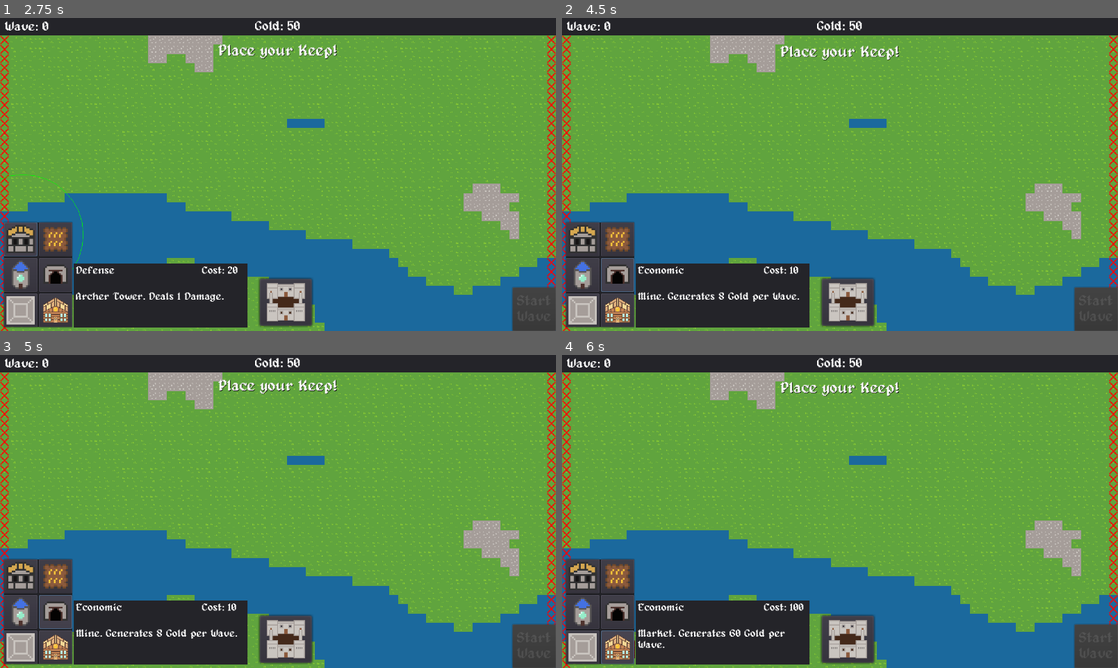
Above: before the commit, frames 1-4 (two rows, left to right).
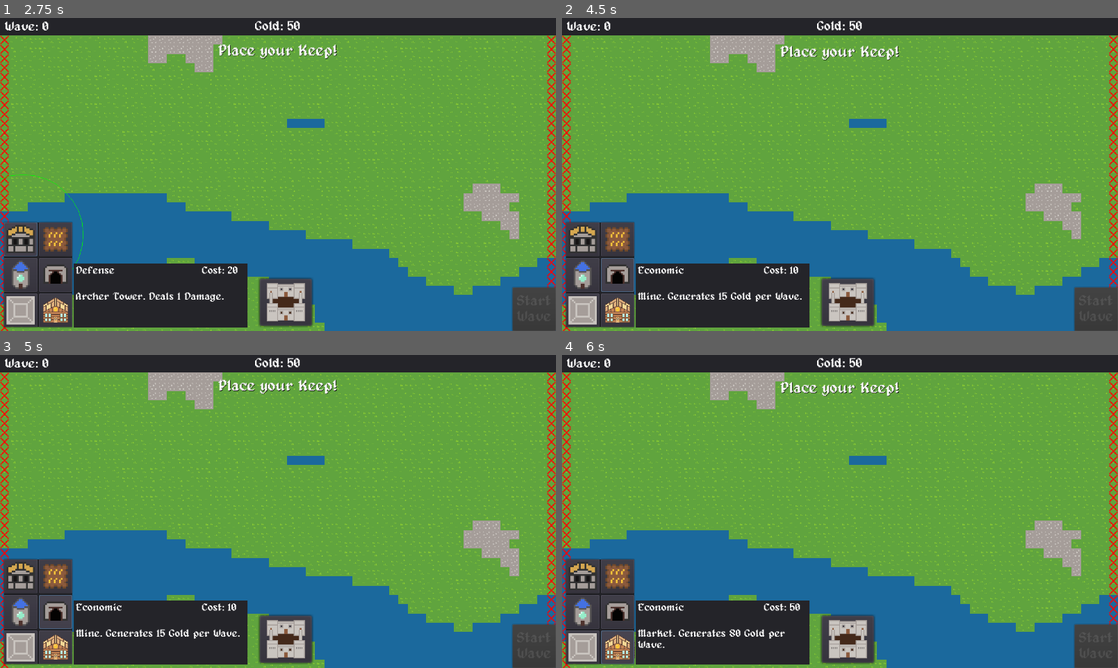
Above: after the commit, the same moments.

Repository: Joshua5437/Game-3
Game: Godot game, scene res://ui/main_menu/main_menu.tscn
Same seed, same stepped clock (60 frames per second), same inputs: the game is played once before the commit and once after it.
Inputs (mouse positions are in pixels of both pictures, inside the frame that each line leads up to):
- Up to frame 1 (2.75 s): click "Play Game" at 0.5 s; click "Designed" at 1.25 s; click (22, 240) at 2 s
- Up to frame 2 (4.5 s): click (617, 240) at 2.75 s; click (584, 274) at 3.5 s; click (617, 274) at 4.25 s
- Up to frame 3 (5 s): no input
- Up to frame 4 (6 s): click (584, 646) at 5 s; click (617, 646) at 5.75 s

Frame 1 is identical in both runs. In frame 2, 0.2% of the frame differs, in the area x 28-44%, y 87-91%; in frame 3, 0.2%; in frame 4, less than 0.1%.

Commit message:
moved waves.json to data folder, balance changes

Diff:
--- a/buildings/defense/mage_stats.tres
+++ b/buildings/defense/mage_stats.tres
@@ -5,7 +5,7 @@
 [resource]
 script = ExtResource( 1 )
 name = "Mage Tower"
-health = 10
+health = 15
 price = 50
 type = 0
 accepted_tiles = [  ]
--- a/buildings/economic/farm_stats.tres
+++ b/buildings/economic/farm_stats.tres
@@ -5,8 +5,8 @@
 [resource]
 script = ExtResource( 1 )
 name = "Farm"
-health = 1
-price = 5
+health = 2
+price = 3
 type = 1
 accepted_tiles = [ "grass" ]
-gold_production = 3
+gold_production = 5
--- a/buildings/economic/market_stats.tres
+++ b/buildings/economic/market_stats.tres
@@ -6,7 +6,7 @@
 script = ExtResource( 1 )
 name = "Market"
 health = 5
-price = 100
+price = 50
 type = 1
 accepted_tiles = [  ]
-gold_production = 60
+gold_production = 80
--- a/buildings/economic/mine_stats.tres
+++ b/buildings/economic/mine_stats.tres
@@ -9,4 +9,4 @@
 price = 10
 type = 1
 accepted_tiles = [ "rock" ]
-gold_production = 8
+gold_production = 15
--- a/camera/highlight.gd
+++ b/camera/highlight.gd
@@ -12,6 +12,14 @@
 	tile_map.cell_size = Vector2(16, 16)
 
 	PlayerData.connect("gold_changed", self, "_on_gold_changed")
+
+
+func _process(_delta):
+	var map = get_tree().get_nodes_in_group("Map")[0]
+	if map == null:
+		return
+	if current_construction == null:
+		return
 
 
 func update_position():
--- a/enemies/final_boss.tscn
+++ b/enemies/final_boss.tscn
@@ -1,8 +1,9 @@
-[gd_scene load_steps=10 format=2]
+[gd_scene load_steps=12 format=2]
 
 [ext_resource path="res://enemies/sorcerer.png" type="Texture" id=1]
 [ext_resource path="res://enemies/enemy.tscn" type="PackedScene" id=2]
 [ext_resource path="res://shaders/flash.gdshader" type="Shader" id=3]
+[ext_resource path="res://ui/fonts/alagard.ttf" type="DynamicFontData" id=4]
 
 [sub_resource type="ShaderMaterial" id=1]
 resource_local_to_scene = true
@@ -56,12 +57,31 @@
 scale = 4.0
 scale_random = 1.0
 
+[sub_resource type="DynamicFont" id=25]
+font_data = ExtResource( 4 )
+
 [node name="FinalBoss" groups=["boss"] instance=ExtResource( 2 )]
-health = 50
+health = 100
+damage_amount = 5
 
 [node name="Sprite" parent="." index="0"]
 material = SubResource( 1 )
 texture = ExtResource( 1 )
 
-[node name="DeathParticles" parent="." index="5"]
+[node name="DeathParticles" parent="." index="6"]
 process_material = SubResource( 18 )
+
+[node name="Label" type="Label" parent="." index="8"]
+anchor_left = 0.5
+anchor_top = 0.5
+anchor_right = 0.5
+anchor_bottom = 0.5
+margin_left = -20.0
+margin_top = 6.0
+margin_right = 20.0
+margin_bottom = 21.0
+custom_colors/font_color = Color( 1, 0.494118, 0.494118, 1 )
+custom_fonts/font = SubResource( 25 )
+text = "Boss"
+align = 1
+valign = 1
--- a/enemies/goblin.tscn
+++ b/enemies/goblin.tscn
@@ -56,6 +56,8 @@
 scale_random = 1.0
 
 [node name="Enemy" instance=ExtResource( 1 )]
+health = 2
+speed = 200
 building_weights = {
 "econ": 200.0,
 "towers": -200.0
--- a/enemies/skeleton.tscn
+++ b/enemies/skeleton.tscn
@@ -80,5 +80,5 @@
 [node name="AttackTimer" parent="." index="3"]
 wait_time = 0.75
 
-[node name="DeathParticles" parent="." index="5"]
+[node name="DeathParticles" parent="." index="6"]
 process_material = SubResource( 7 )
--- a/enemies/troll.tscn
+++ b/enemies/troll.tscn
@@ -58,11 +58,12 @@
 
 [node name="Enemy" instance=ExtResource( 1 )]
 health = 10
+damage_amount = 2
 
 [node name="Sprite" parent="." index="0"]
 material = SubResource( 1 )
 scale = Vector2( 1.5, 1.5 )
 texture = ExtResource( 2 )
 
-[node name="DeathParticles" parent="." index="5"]
+[node name="DeathParticles" parent="." index="6"]
 process_material = SubResource( 9 )
--- a/enemies/wave_system.gd
+++ b/enemies/wave_system.gd
@@ -45,7 +45,7 @@
 	yield(get_tree(), "idle_frame")
 	emit_signal("wave_spawned", wave_number)
 	var file = File.new()
-	if file.open("res://enemies/waves.json", File.READ) != OK:
+	if file.open("res://data/waves.json", File.READ) != OK:
 		return
 	wave_data = JSON.parse(file.get_as_text()).result
 	#infinite_wave_increase_amount = wave_data["infinite_waves"]["increase_amount"]
--- a/enemies/zombie.tscn
+++ b/enemies/zombie.tscn
@@ -67,5 +67,5 @@
 scale = Vector2( 1.3, 1.3 )
 texture = ExtResource( 2 )
 
-[node name="DeathParticles" parent="." index="5"]
+[node name="DeathParticles" parent="." index="6"]
 process_material = SubResource( 9 )
Renamed: enemies/waves.json -> data/waves.json
Not shown: 3 places in enemies/final_boss.tscn that only renumber resources
